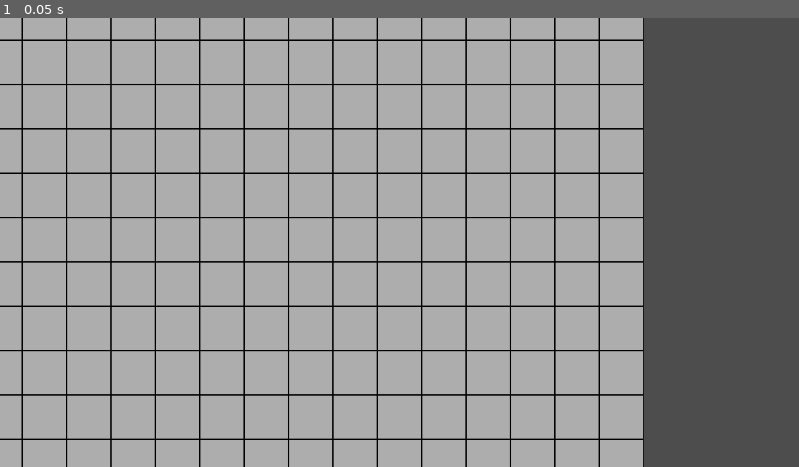
Above: before the commit, frame 1.
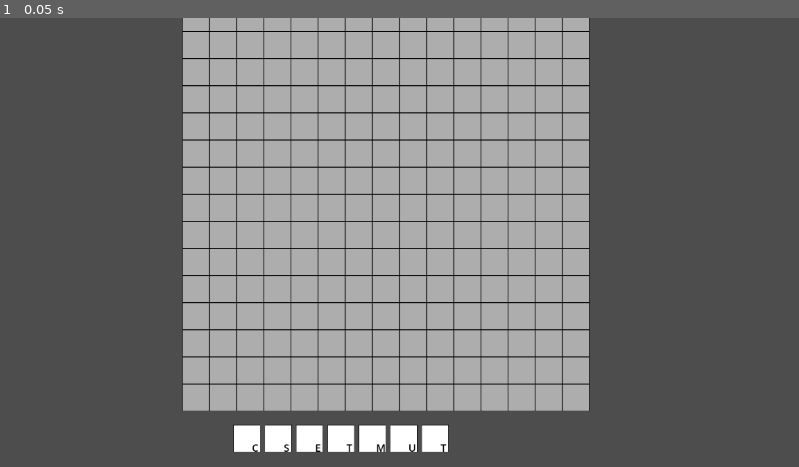
Above: after the commit, the same moment.

Repository: rcmilan/godot-scrabblerabble
Game: Godot game, scene res://scenes/main/Main.tscn
The game is run twice, just before and just after one commit, with the same random seed, the same clock (stepped at 60 frames per second) and the same inputs.
Inputs:
- Up to frame 1 (0.05 s): no input

The runs differ from the first frame. In frame 1, 44% of the frame differs, in the area x 0-81%, y 0-100%.

Commit message:
feat(ui): add responsive scaling and centering for board, rack, and HUD
Implement dynamic scaling and positioning based on viewport size to ensure
UI elements are centered and appropriately sized across different screen
resolutions. Adjust tile spacing in rack for better layout consistency.

Diff:
--- a/scenes/main/main.gd
+++ b/scenes/main/main.gd
@@ -4,5 +4,19 @@
 # This script is attached to the root node of the Main scene
 
 func _ready():
+	# Center the board, rack, and HUD based on viewport size with optional scaling
+	var screen_size = get_viewport().size
+	var scale_factor = clamp(min(screen_size.x / 1220.0, screen_size.y / 1060.0), 0.5, 1.0)
+
+	# Apply scaling
+	$Board.scale = Vector2(scale_factor, scale_factor)
+	$Rack.scale = Vector2(scale_factor, scale_factor)
+	$HUD.scale = Vector2(scale_factor, scale_factor)
+
+	# Adjust positions with scaling
+	$Board.position = Vector2((screen_size.x - 960 * scale_factor) / 2, (screen_size.y - 960 * scale_factor - 100 * scale_factor) / 2)
+	$Rack.position = Vector2((screen_size.x - 720 * scale_factor) / 2, $Board.position.y + 960 * scale_factor + 20)
+	$HUD.position = Vector2($Board.position.x + 960 * scale_factor + 20, $Board.position.y)
+
 	# Start the game when the scene is ready
 	GameManager.start_game()
--- a/scenes/rack/rack.gd
+++ b/scenes/rack/rack.gd
@@ -18,7 +18,7 @@
 # Rack properties
 var tiles: Array[Control] = []  # Array of Tile instances
 var selected_index: int = -1  # Index of currently selected tile (-1 means none)
-const TILE_SPACING: int = 10  # Spacing between tiles in pixels
+const TILE_SPACING: int = TILE_SIZE + 10  # Spacing between tiles in pixels
 const TILE_SIZE: int = 64     # Size of each tile
 
 func _ready() -> void:
